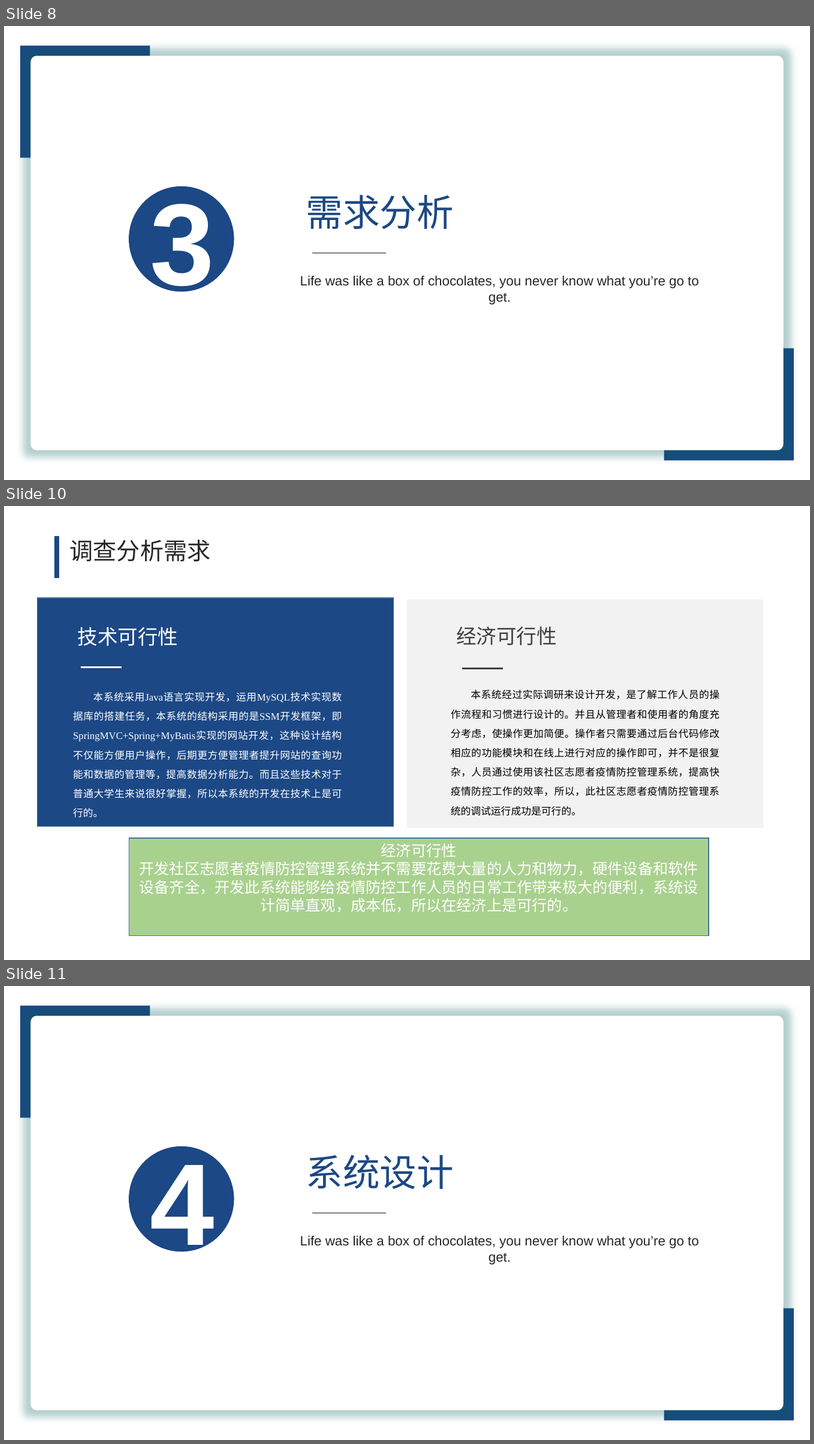
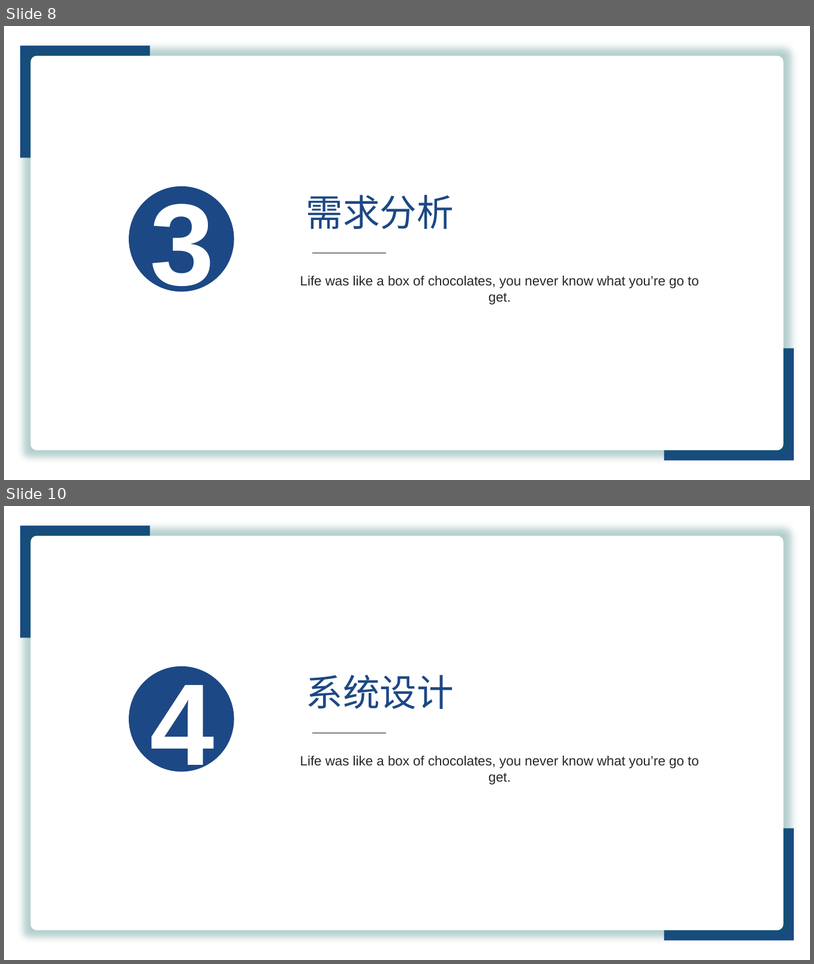
Before and after one commit to liushaoyi1996/lunwen, a slide deck: PPT/yuangong.pptx. Shown one above the other, each under a label of ours: slides 8, 10 and 11 before the commit, slides 8 and 10 after it; the slides between them are not shown. The pictures are 814x1444 and 814x964 pixels, drawn with LibreOffice and Linux fonts; fonts in the diff are those of the drawing. Boxes give left, top, right and bottom in pixels: in the first picture for what was removed or moved away, otherwise in the second. Text is boxed around its words. In the diff, an @@ line names an element or a change of style, - is before the commit and + after.

```diff
--- a/PPT/yuangong.pptx
+++ b/PPT/yuangong.pptx
@@ slide 10 removed at <box>4,506,810,960</box>, background #FFFFFF @@
@@ line removed from (57, 536) to (57, 578) @@
@@ text removed at <box>70,540,211,562</box> @@
-调查分析需求
@@ rectangle removed at <box>37,598,393,826</box> @@
@@ rectangle removed at <box>408,599,764,827</box> @@
@@ text removed at <box>77,627,178,646</box> @@
-技术可行性
@@ text removed at <box>456,626,557,645</box> @@
-经济可行性
@@ line removed from (81, 667) to (122, 667) @@
@@ line removed from (462, 668) to (503, 668) @@
@@ text removed at <box>73,692,342,817</box> @@
-本系统采用Java语言实现开发，运用MySQL技术实现数据库的搭建任务，本系统的结构采用的是SSM开发框架，即SpringMVC+Spring+MyBatis实现的网站开发，这种设计结构不仅能方便用户操作，后期更方便管理者提升网站的查询功能和数据的管理等，提高数据分析能力。而且这些技术对于普通大学生来说很好掌握，所以本系统的开发在技术上是可行的。
@@ text removed at <box>451,690,720,816</box> @@
-本系统经过实际调研来设计开发，是了解工作人员的操作流程和习惯进行设计的。并且从管理者和使用者的角度充分考虑，使操作更加简便。操作者只需要通过后台代码修改相应的功能模块和在线上进行对应的操作即可，并不是很复杂，人员通过使用该社区志愿者疫情防控管理系统，提高快疫情防控工作的效率，所以，此社区志愿者疫情防控管理系统的调试运行成功是可行的。
@@ rectangle removed at <box>129,838,710,935</box> @@
-经济可行性
-开发社区志愿者疫情防控管理系统并不需要花费大量的人力和物力，硬件设备和软件设备齐全，开发此系统能够给疫情防控工作人员的日常工作带来极大的便利，系统设计简单直观，成本低，所以在经济上是可行的。
@@ what was slide 11 is now slide 10 @@
```
Also in this commit, not shown: 7 slides changed, 3 slides added, 3 other slides removed, 2 other files.
